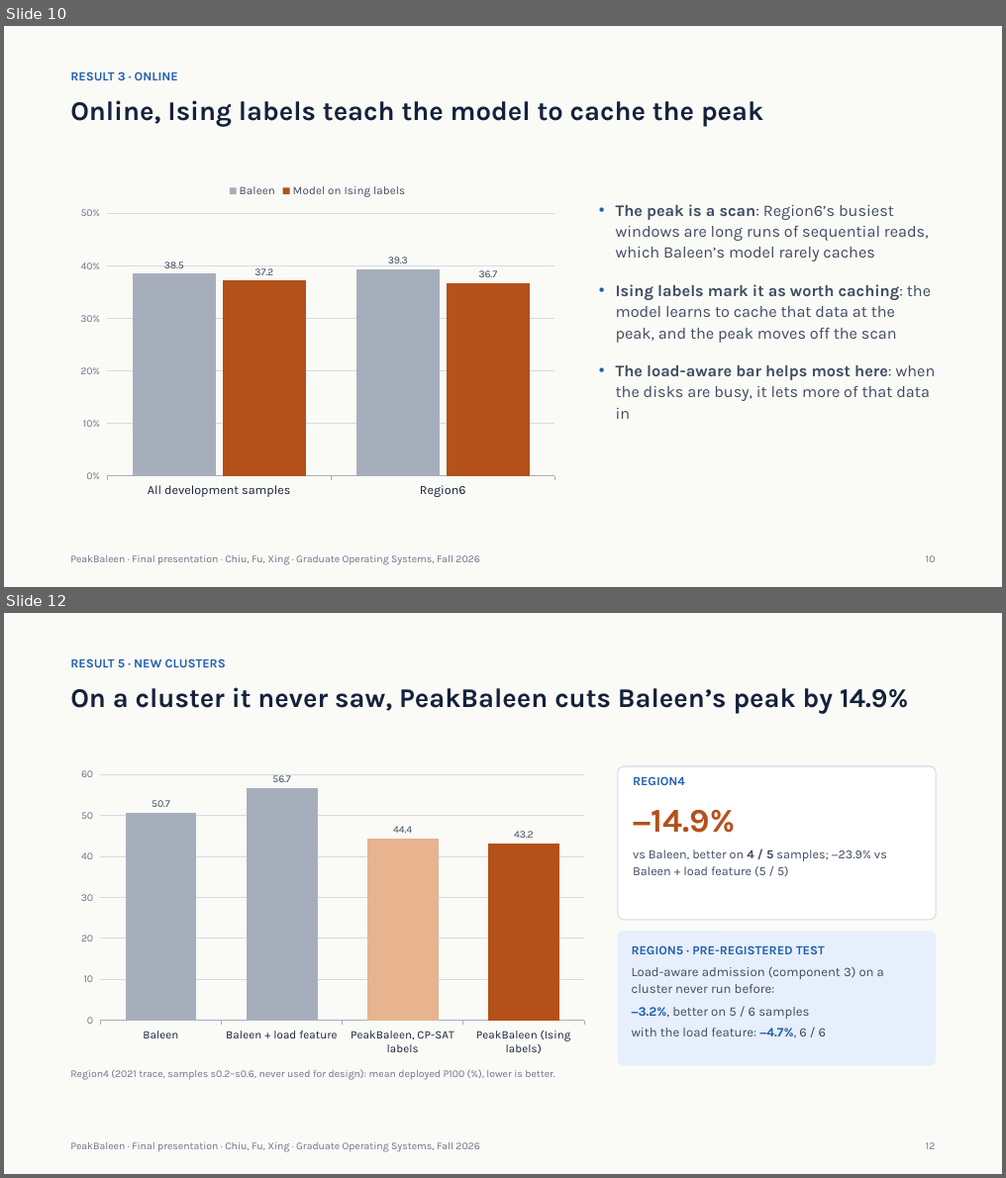
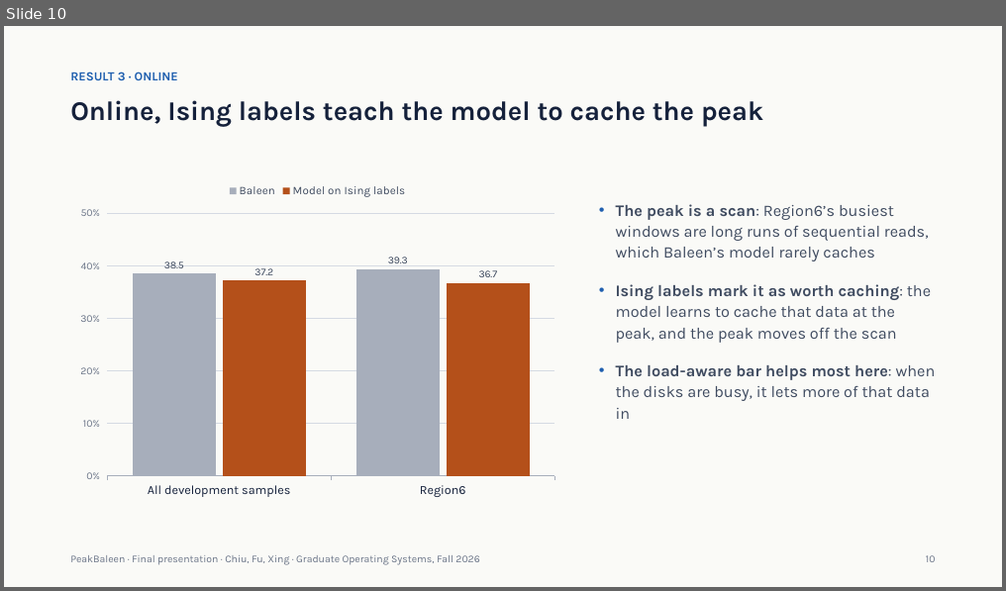
Before and after one commit to xingsixue123/OS_final_project, a slide deck: changes/6_final/PeakBaleen_Final_v3.pptx. Shown one above the other, each under a label of ours: slides 10 and 12 before the commit, slide 10 after it; the slides between them are not shown. The pictures are 1006x1178 and 1006x591 pixels, drawn with LibreOffice and Linux fonts; fonts in the diff are those of the drawing. Boxes give left, top, right and bottom in pixels: in the first picture for what was removed or moved away, otherwise in the second. Text is boxed around its words. In the diff, an @@ line names an element or a change of style, - is before the commit and + after.

```diff
--- a/changes/6_final/PeakBaleen_Final_v3.pptx
+++ b/changes/6_final/PeakBaleen_Final_v3.pptx
@@ slide 12 removed at bbox=[4, 613, 1002, 1174], background #FAFAF7 @@
@@ text removed at bbox=[70, 659, 226, 667] @@
-RESULT 5 · NEW CLUSTERS
@@ title removed at bbox=[70, 687, 908, 714] @@
-On a cluster it never saw, PeakBaleen cuts Baleen’s peak by 14.9%
@@ column chart removed at bbox=[70, 762, 595, 1062] @@
-categories: Baleen, Baleen + load feature, PeakBaleen, CP-SAT labels, PeakBaleen (Ising labels)
-Series 1: 50.7, 56.7, 44.4, 43.2
@@ rounded rectangle removed at bbox=[618, 766, 936, 920] @@
@@ text removed at bbox=[633, 776, 685, 785] @@
-REGION4
@@ text removed at bbox=[633, 809, 735, 833] @@
-−14.9%
@@ text removed at bbox=[633, 850, 887, 877] @@
-vs Baleen, better on 4 / 5 samples; −23.9% vs Baleen + load feature (5 / 5)
@@ rounded rectangle removed at bbox=[618, 931, 936, 1065] @@
@@ text removed at bbox=[632, 946, 884, 1039] @@
-REGION5 · PRE-REGISTERED TEST
-Load-aware admission (component 3) on a cluster never run before:
-−3.2%, better on 5 / 6 samples
-with the load feature: −4.7%, 6 / 6
@@ text removed at bbox=[70, 1069, 554, 1080] @@
-Region4 (2021 trace, samples s0.2–s0.6, never used for design): mean deployed P100 (%), lower is better.
@@ text removed at bbox=[70, 1143, 479, 1153] @@
-PeakBaleen · Final presentation · Chiu, Fu, Xing · Graduate Operating Systems, Fall 2026
@@ text removed at bbox=[926, 1143, 936, 1150] @@
-12
```
Also in this commit, not shown: 4 slides changed, 1 slide added, 1 other slide removed, 5 other files.
